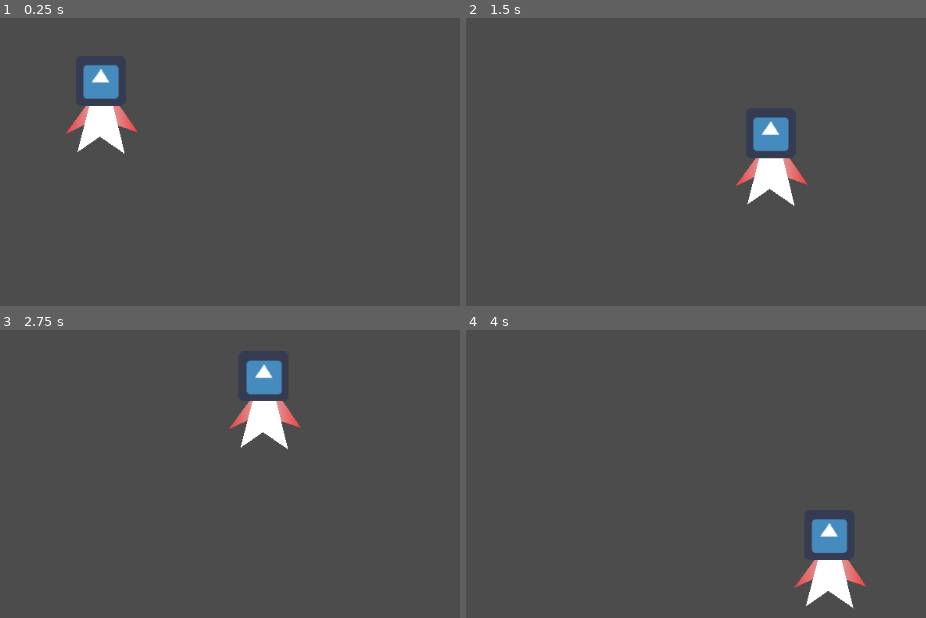
Above: before the commit, frames 1-4 (two rows, left to right).
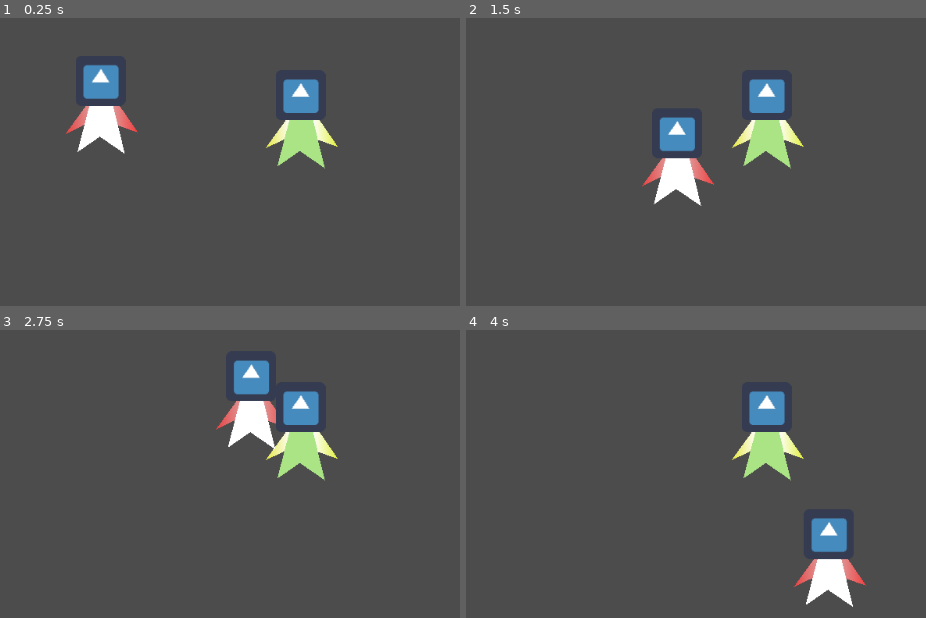
Above: after the commit, the same moments.

Repository: idoleat/Pie-De-Way
Game: Godot game, scene res://Scenes/Main.tscn
Two runs of this game, one before a commit and one after it. Both use one fixed random seed, a clock stepped at 60 frames per second and the inputs below. The engine's default icon, where the game draws it, is replaced by a stand-in: a white triangle on a blue panel in a dark square.
Inputs (mouse positions are in pixels of both pictures, inside the frame that each line leads up to):
- Up to frame 1 (0.25 s): no input
- Up to frame 2 (1.5 s): tap Enter at 0.5 s; move the mouse to (857, 193) at 0.52 s; click (857, 193) at 0.67 s; move the mouse to (521, 239) at 1.27 s; click (521, 239) at 1.42 s
- Up to frame 3 (2.75 s): move the mouse to (294, 425) at 2.02 s; click (294, 425) at 2.17 s
- Up to frame 4 (4 s): move the mouse to (outside the picture) at 2.77 s; click (outside the picture) at 2.92 s; move the mouse to (921, 597) at 3.52 s; click (921, 597) at 3.67 s

The runs differ from the first frame. In frame 1, 2.3% of the frame differs, in the area x 57-74%, y 21-53%; in frame 2, 6.0%, in the area x 38-75%, y 21-66%; in frame 3, 4.4%; in frame 4, 2.7%.

Commit message:
Set up Player vs NPC behavior when collided

Diff:
--- a/Scenes/BaseCharacter.tscn
+++ b/Scenes/BaseCharacter.tscn
@@ -2,9 +2,8 @@
 
 [ext_resource path="res://Assets/icon.png" type="Texture" id=1]
 
-[sub_resource type="CapsuleShape2D" id=1]
-radius = 7.93296
-height = 57.0122
+[sub_resource type="RectangleShape2D" id=1]
+extents = Vector2( 31.6509, 21.2191 )
 
 [node name="Kinematic2D" type="KinematicBody2D"]
 
@@ -33,6 +32,5 @@
 vertex_colors = PoolColorArray( 0.878431, 0.588235, 0.588235, 1, 0.878431, 0.588235, 0.588235, 1, 0.945098, 0.247059, 0.247059, 1 )
 
 [node name="CollisionShape2D" type="CollisionShape2D" parent="."]
-position = Vector2( 0, 0.398 )
-rotation = 1.5708
+position = Vector2( 0.833313, -12.0637 )
 shape = SubResource( 1 )
--- a/Scenes/Main.tscn
+++ b/Scenes/Main.tscn
@@ -1,8 +1,9 @@
-[gd_scene load_steps=4 format=2]
+[gd_scene load_steps=5 format=2]
 
 [ext_resource path="res://Scripts/MainSystem.gd" type="Script" id=1]
 [ext_resource path="res://Scenes/BaseCharacter.tscn" type="PackedScene" id=2]
 [ext_resource path="res://Scripts/Player.gd" type="Script" id=3]
+[ext_resource path="res://Scripts/NPC.gd" type="Script" id=4]
 
 [node name="Main" type="Node2D"]
 script = ExtResource( 1 )
@@ -10,3 +11,19 @@
 [node name="Player" parent="." instance=ExtResource( 2 )]
 position = Vector2( 365.562, 211.653 )
 script = ExtResource( 3 )
+
+[node name="NPC" parent="." instance=ExtResource( 2 )]
+position = Vector2( 621.522, 230.03 )
+script = ExtResource( 4 )
+
+[node name="Body" parent="NPC" index="1"]
+color = Color( 0.670588, 0.898039, 0.52549, 1 )
+
+[node name="LeftHand" parent="NPC" index="2"]
+color = Color( 0.878431, 0.588235, 0.588235, 1 )
+vertex_colors = PoolColorArray( 1, 1, 1, 1, 0.901961, 0.909804, 0.254902, 1, 1, 1, 1, 1 )
+
+[node name="RightHand" parent="NPC" index="3"]
+vertex_colors = PoolColorArray( 1, 1, 1, 1, 1, 1, 1, 1, 0.886275, 0.945098, 0.247059, 1 )
+
+[editable path="NPC"]
--- /dev/null
+++ b/Scripts/NPC.gd
@@ -0,0 +1,8 @@
+extends KinematicBody2D
+
+# Called when the node enters the scene tree for the first time.
+func _ready():
+	pass # Replace with function body.
+
+func Collided():
+	print("NPC: Hi, you hit me")
--- a/Scripts/Player.gd
+++ b/Scripts/Player.gd
@@ -3,6 +3,7 @@
 export (int) var speed = 200
 
 var target_position = position
+var last_collider_id
 
 func _ready():
 	EventManager.listen(GameEvents.mouse_pressed, funcref(self, "get_input"))
@@ -13,6 +14,16 @@
 func _physics_process(delta):
 	var new_velocity = calculate_new_velocity(delta)
 	move_and_slide(new_velocity)
+	if (get_slide_count()):
+		for i in get_slide_count():
+			var collision = get_slide_collision(i)
+			if(last_collider_id == collision.collider_id): continue
+			if (collision.collider.has_method("Collided")):
+				collision.collider.Collided()
+			print("I collided with ", collision.collider.name)
+			last_collider_id = collision.collider_id
+	else:
+		last_collider_id = 0
 
 func calculate_new_velocity(delta) -> Vector2:
 	var delta_position : Vector2 = target_position - position
--- a/project.godot
+++ b/project.godot
@@ -33,8 +33,6 @@
 [autoload]
 
 EventManager="*res://Scripts/Managers/EventManager.gd"
-ItemManager="*res://Scripts/Managers/ItemManager.gd"
-DataManager="*res://Scripts/Managers/DataManager.gd"
 
 [physics]
 
